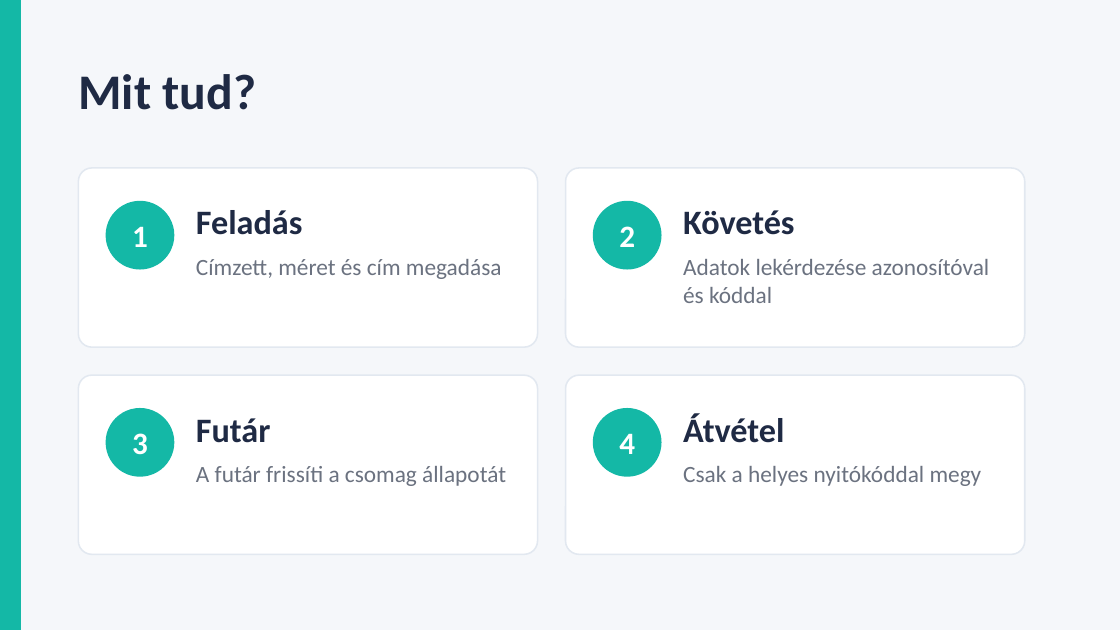
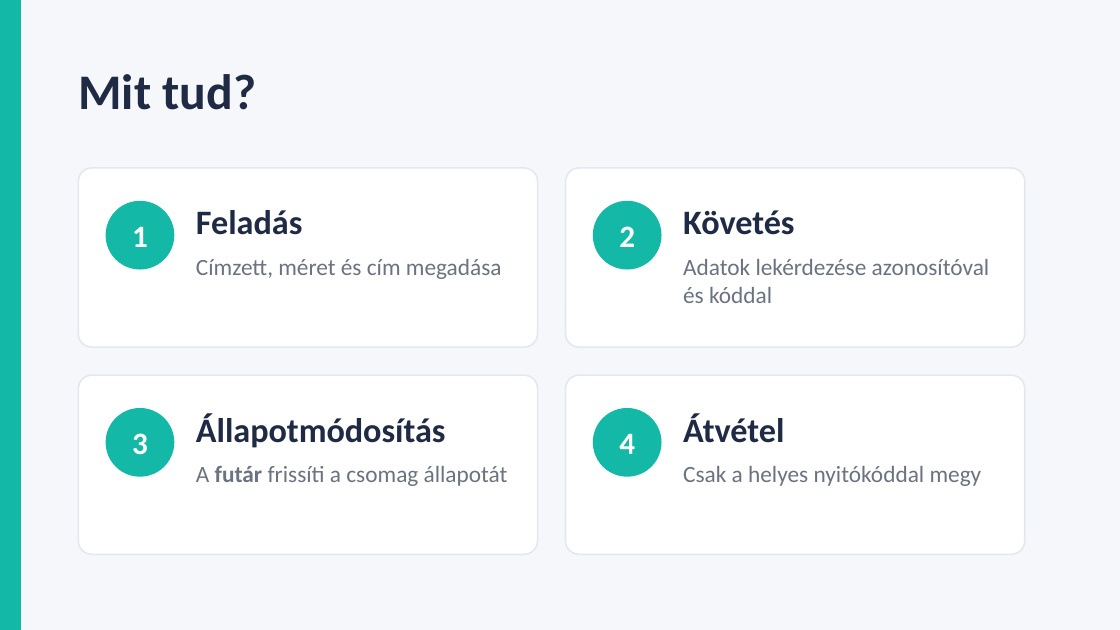
Before and after one commit to szgergo0/Csomagkoveto-es-automata-rendszer, a slide deck: slide 3 of Csomagautomata.pptx. Drawn at 1120x630 pixels with LibreOffice and Linux fonts; fonts in the diff are those of the drawing. Boxes give left, top, right and bottom in pixels: in the first picture for what was removed or moved away, otherwise in the second. Text is boxed around its words. In the diff, an @@ line names an element or a change of style, - is before the commit and + after.

```diff
--- a/Csomagautomata.pptx
+++ b/Csomagautomata.pptx
@@ text at [196, 414, 446, 448]: text changed @@
-Futár
+Állapotmódosítás
@@ text "A futár frissíti a csomag ..." at [196, 466, 508, 486]: bold on in "futár" @@
```
Also in this commit, not shown: 1 other slide changed, 13 other files.
